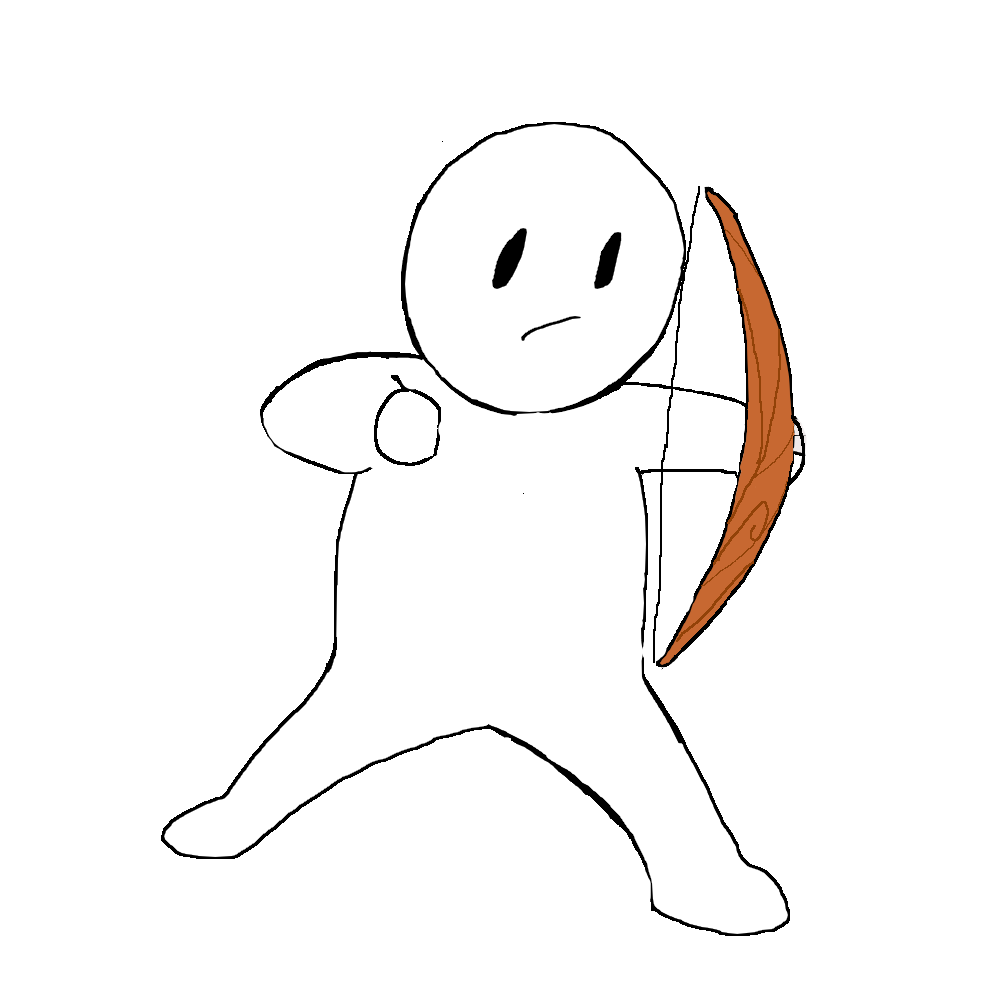
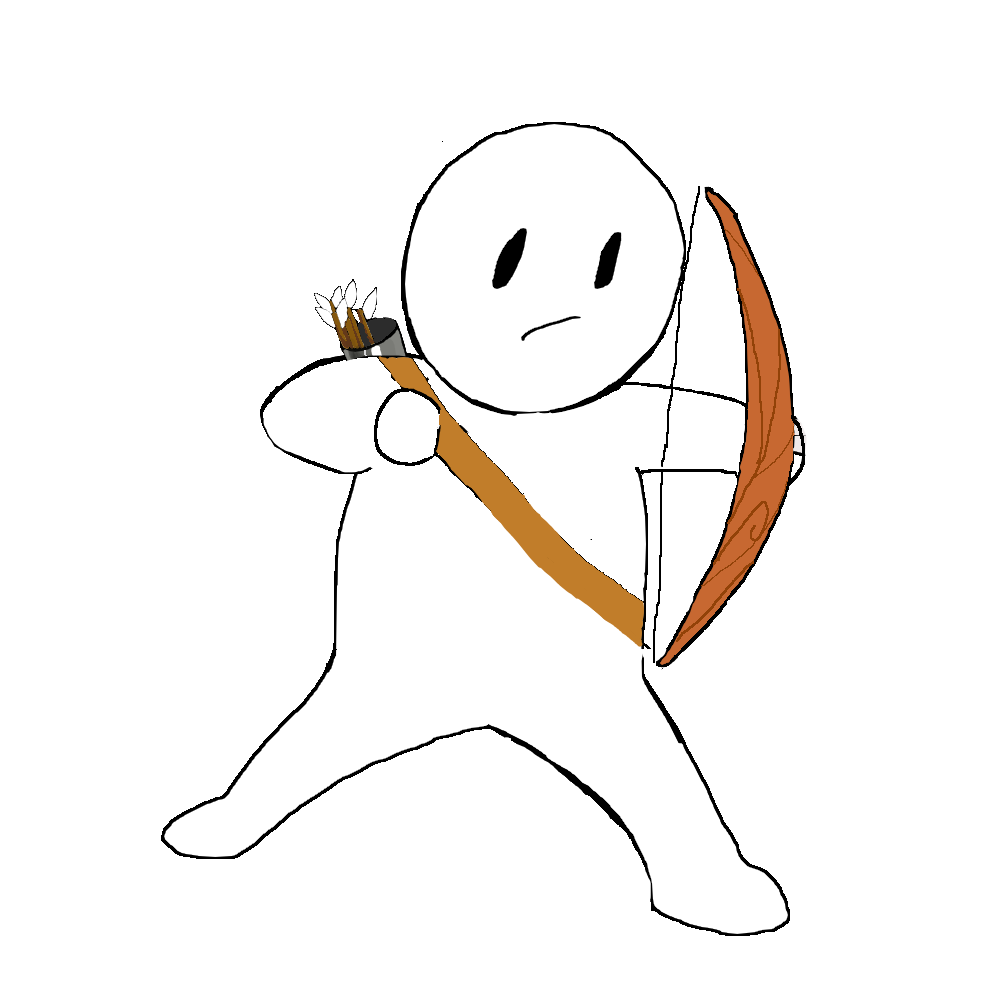
Layered file, before and after one edit (1000 x 1000). Changes by layer:
painted on "궁수(공격모션2)" over [260, 203, 756, 649]
